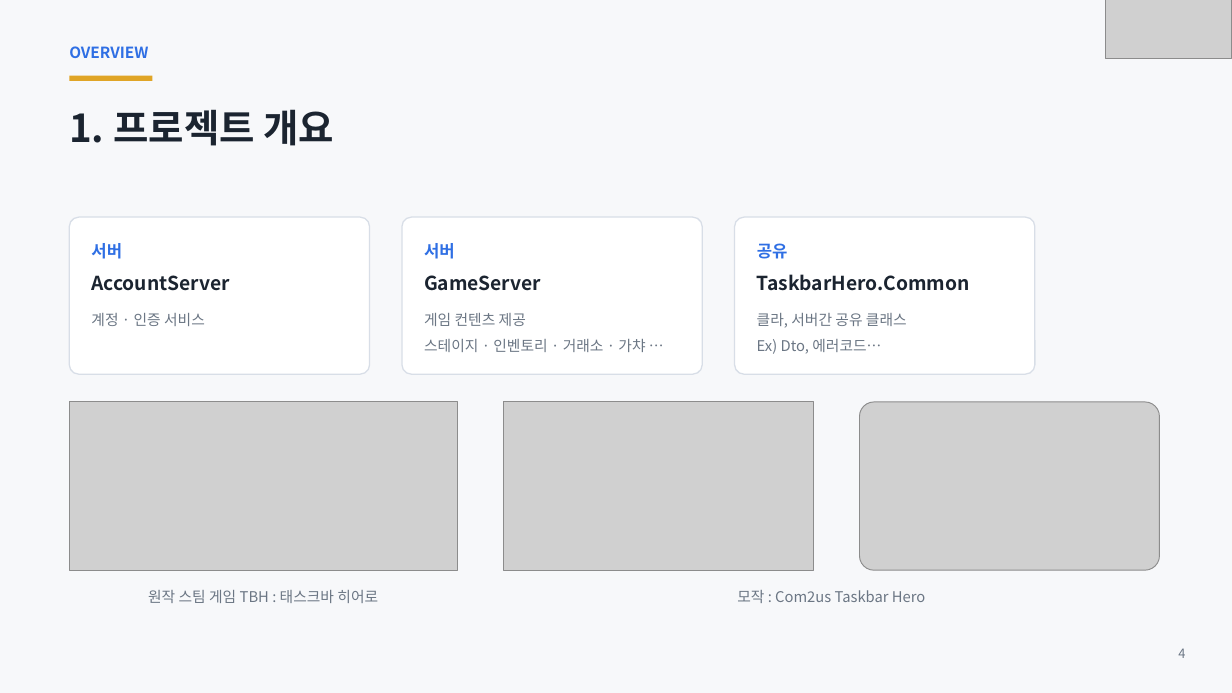
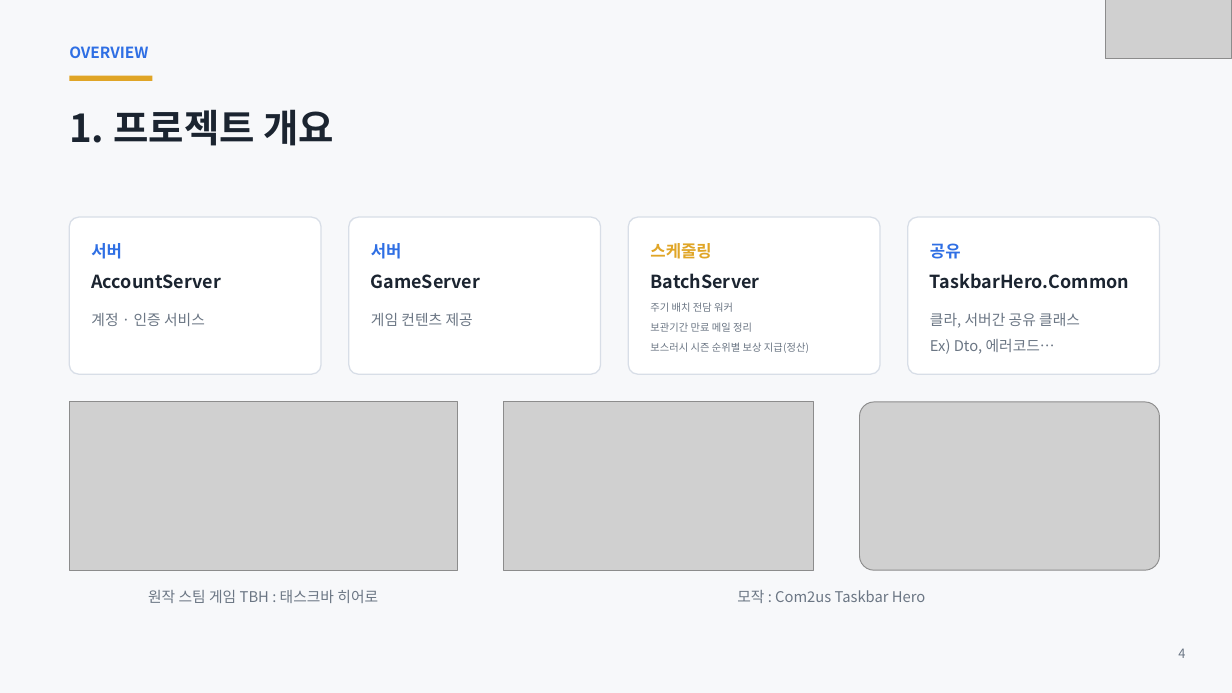
Before and after one commit to ks-wook/com2us-taskbar-hero, a slide deck: slide 4 of docs/com2us-taskbar-hero-발표자료.pptx. Drawn at 1232x693 pixels with LibreOffice and Linux fonts; fonts in the diff are those of the drawing; grey boxes stand for pictures. Boxes give left, top, right and bottom in pixels: in the first picture for what was removed or moved away, otherwise in the second. Text is boxed around its words. In the diff, an @@ line names an element or a change of style, - is before the commit and + after.

```diff
--- a/docs/com2us-taskbar-hero-발표자료.pptx
+++ b/docs/com2us-taskbar-hero-발표자료.pptx
@@ rounded rectangle: place and size @@
-rounded rectangle at bbox=[69, 217, 370, 374]
+rounded rectangle at bbox=[69, 217, 322, 374]
@@ rounded rectangle: place and size @@
-rounded rectangle at bbox=[402, 217, 702, 374]
+rounded rectangle at bbox=[348, 217, 601, 374]
@@ text "서버": place and size @@
-text "서버" at bbox=[424, 243, 455, 259]
+text "서버" at bbox=[371, 243, 402, 259]
@@ rounded rectangle added at bbox=[628, 217, 881, 374], fill #FFFFFF, outline #D8DEE7 1 pt @@
@@ rounded rectangle: place and size @@
-rounded rectangle at bbox=[735, 217, 1035, 374]
+rounded rectangle at bbox=[908, 217, 1160, 374]
@@ text "공유": place and size @@
-text "공유" at bbox=[757, 243, 788, 259]
+text "공유" at bbox=[930, 243, 961, 259]
@@ text "GameServer": place and size @@
-text "GameServer" at bbox=[424, 275, 541, 291]
+text "GameServer" at bbox=[371, 274, 480, 289]
@@ text added at bbox=[650, 243, 711, 259], 13 pt, text #E0A526, bold @@
+스케줄링
@@ size 15 to 14 pt in 3 elements at bbox=[91, 274, 221, 289], bbox=[371, 274, 480, 289], bbox=[930, 273, 1129, 289] @@
@@ text "TaskbarHero.Common": place and size @@
-text "TaskbarHero.Common" at bbox=[757, 274, 970, 291]
+text "TaskbarHero.Common" at bbox=[930, 273, 1129, 289]
@@ text added at bbox=[650, 273, 759, 289], 14 pt, text #1B2430, bold @@
+BatchServer
@@ text "게임 컨텐츠 제공": place and size @@
-text "게임 컨텐츠 제공" at bbox=[424, 313, 645, 352]
+text "게임 컨텐츠 제공" at bbox=[371, 313, 473, 326]
@@ text added at bbox=[650, 302, 809, 353], 8 pt, text #6B7684 @@
+주기 배치 전담 워커
+보관기간 만료 메일 정리
+보스러시 시즌 순위별 보상 지급(정산)
@@ text "클라, 서버간 공유 클래스": place and size @@
-text "클라, 서버간 공유 클래스" at bbox=[757, 313, 907, 354]
+text "클라, 서버간 공유 클래스" at bbox=[930, 313, 1080, 354]
@@ text at bbox=[424, 339, 645, 352]: paragraph removed @@
-스테이지 · 인벤토리 · 거래소 · 가챠 …
```
Also in this commit, not shown: 32 other slides changed, 5 slides added, 3 slides removed.
